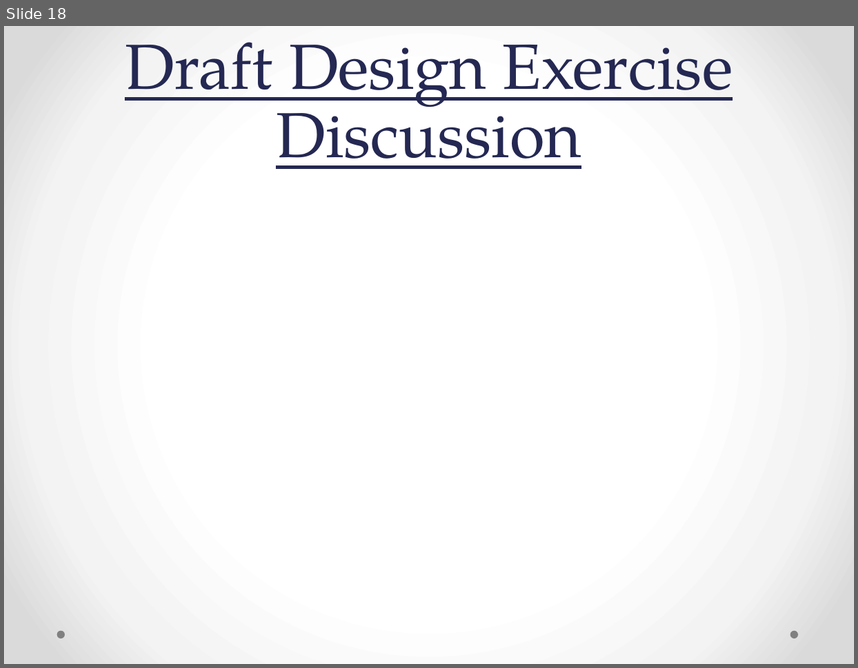
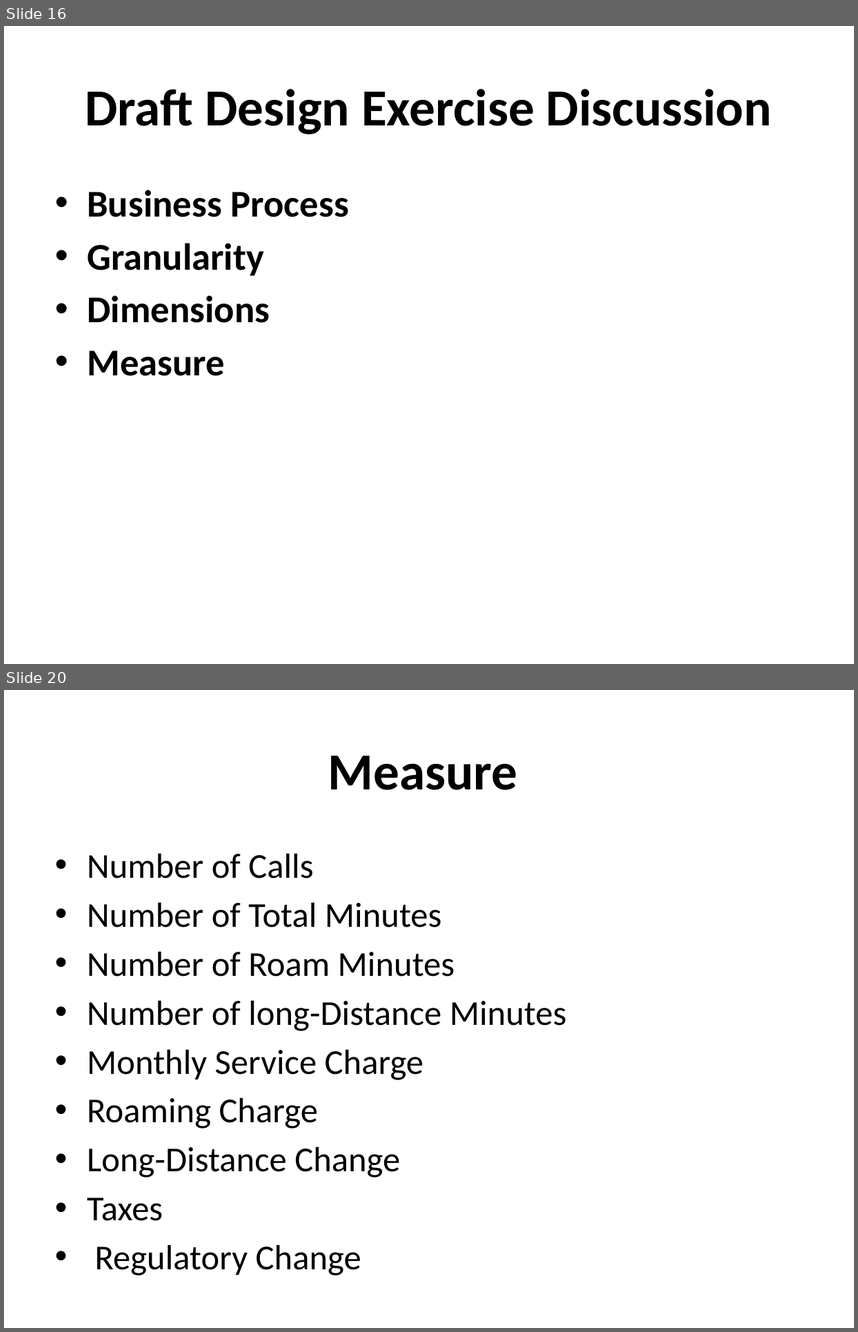
Before and after one commit to passzenith/passzenithproject, a slide deck: DW/Telecommunications and Utilities.pptx. Shown one above the other, each under a label of ours: slide 18 before the commit, slides 16 and 20 after it; the slides between them are not shown. The pictures are 858x668 and 858x1332 pixels, drawn with LibreOffice and Linux fonts; fonts in the diff are those of the drawing. Boxes give left, top, right and bottom in pixels: in the first picture for what was removed or moved away, otherwise in the second. Text is boxed around its words. In the diff, an @@ line names an element or a change of style, - is before the commit and + after.

```diff
--- a/DW/Telecommunications and Utilities.pptx
+++ b/DW/Telecommunications and Utilities.pptx
@@ slide 20 added at box(4, 690, 854, 1328), background #FFFFFF @@
@@ title added at box(328, 756, 518, 790), 44 pt, text #000000, bold @@
+Measure
@@ text added at box(87, 854, 567, 1275), 29.6 pt, text #000000 @@
+• Number of Calls
+• Number of Total Minutes
+• Number of Roam Minutes
+• Number of long-Distance Minutes
+• Monthly Service Charge
+• Roaming Charge
+• Long-Distance Change
+• Taxes
+• Regulatory Change
@@ what was slide 18 is now slide 16 @@
@@ slide 16 changed as well @@
@@ background gradient #FFFFFF to #F4F4F4 to #DADADA to #FFFFFF @@
@@ title "Draft Design Exercise Discussion": place and size @@
-title "Draft Design Exercise Discussion" at box(125, 42, 733, 169)
+title "Draft Design Exercise Discussion" at box(85, 89, 772, 134)
@@ title "Draft Design Exercise Discussion" at box(85, 89, 772, 134): size 54 to 44 pt, font TeX Gyre Pagella to Calibri, text colour #242852 to #000000, bold on, underline off; line spacing 58pt to 1; vertical alignment bottom to middle @@
@@ text added at box(87, 190, 349, 376), 32 pt, text #000000, bold @@
+• Business Process
+• Granularity
+• Dimensions
+• Measure
@@ ellipse removed at box(56, 630, 64, 638) @@
@@ ellipse removed at box(791, 630, 798, 638) @@
```
Also in this commit, not shown: 14 other slides changed, 24 other slides added, 22 slides removed.
